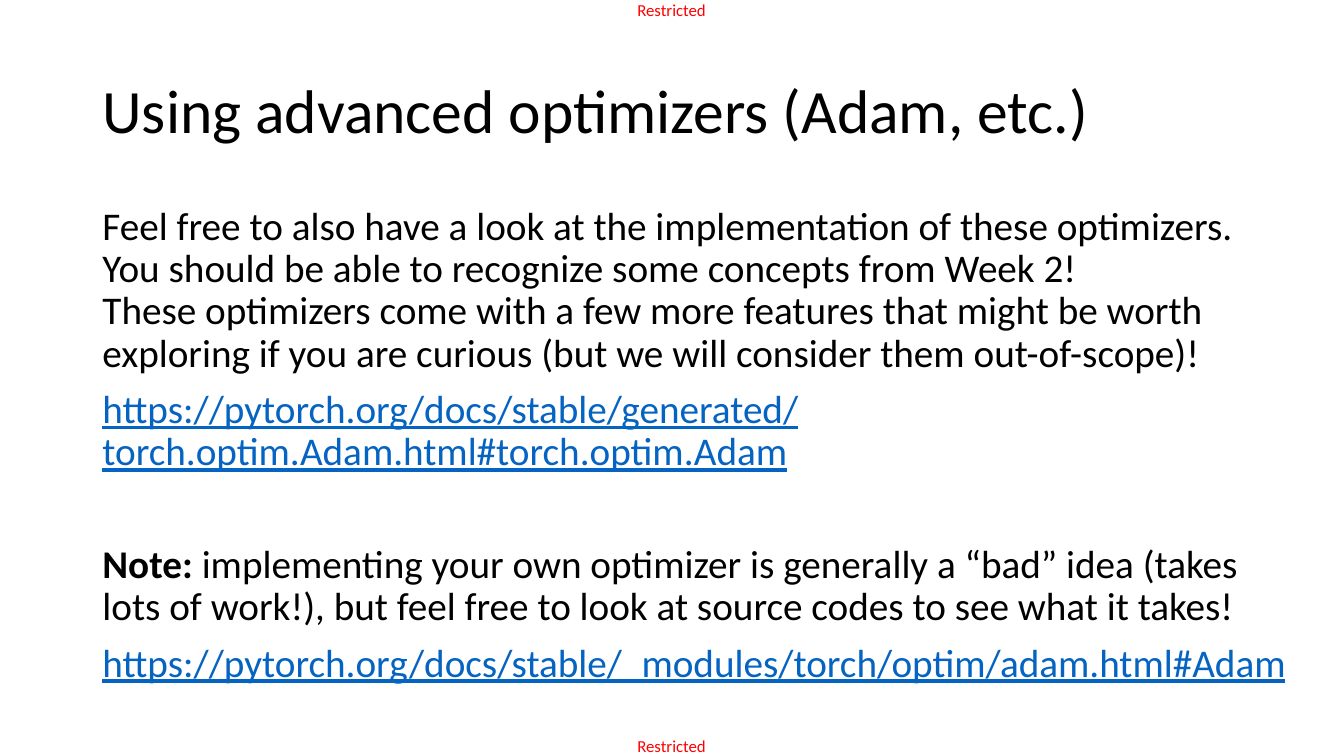
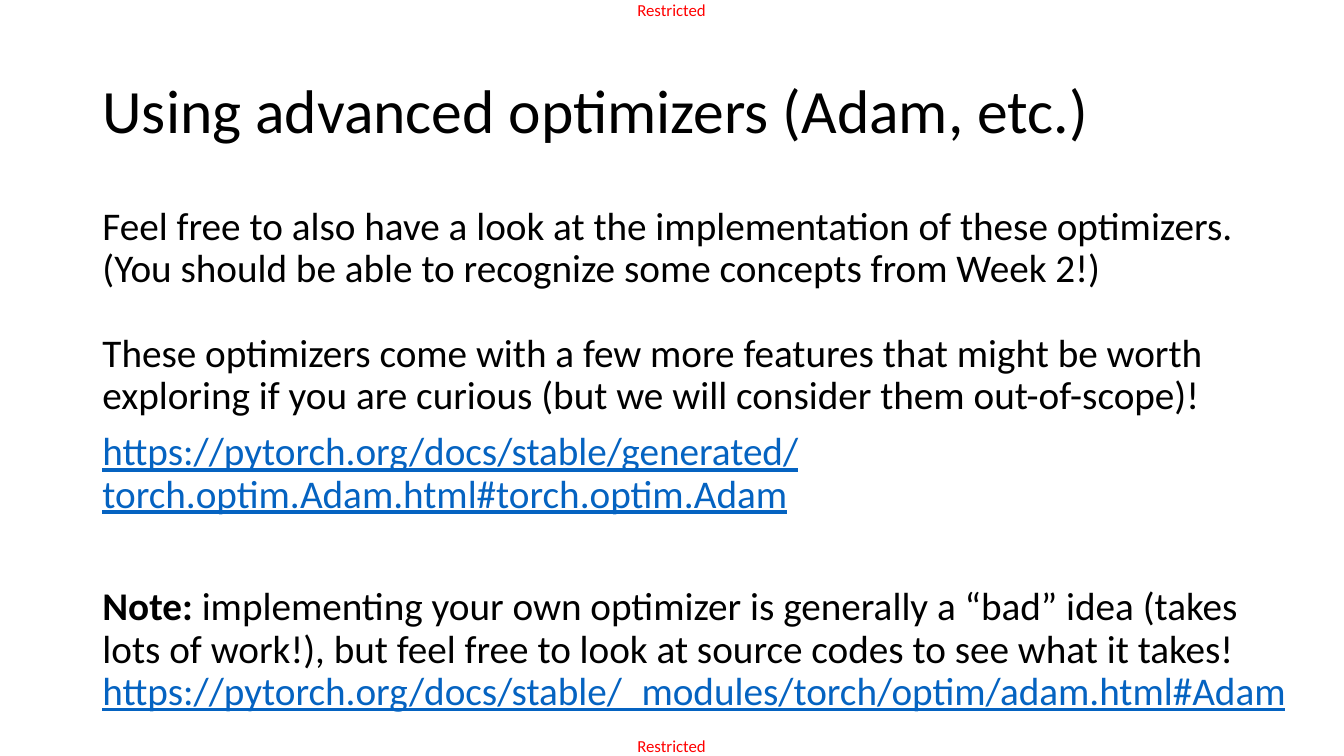
Before and after one commit to matthieudemari/SUTD_DL_50_039, a slide deck: slide 27 of W3/2. W3S2 final/W3S2.pptx. Drawn at 1344x756 pixels with LibreOffice and Linux fonts; fonts in the diff are those of the drawing. Boxes give left, top, right and bottom in pixels: in the first picture for what was removed or moved away, otherwise in the second. Text is boxed around its words. In the diff, an @@ line names an element or a change of style, - is before the commit and + after.

```diff
--- a/W3/2. W3S2 final/W3S2.pptx
+++ b/W3/2. W3S2 final/W3S2.pptx
@@ text at (102,212,1232,416): text changed @@
-Feel free to also have a look at the implementation of these optimizers. You should be able to recognize some concepts from Week 2!
-These optimizers come with a few more features that might be worth exploring if you are curious (but we will consider them out-of-scope)!
+Feel free to also have a look at the implementation of these optimizers. (You should be able to recognize some concepts from Week 2!)
+These optimizers come with a few more features that might be worth exploring if you are curious (but we will consider them out-of-scope)!
@@ text at (102,591,1285,712): text changed @@
-Note: implementing your own optimizer is generally a “bad” idea (takes lots of work!), but feel free to look at source codes to see what it takes!
-https://pytorch.org/docs/stable/_modules/torch/optim/adam.html#Adam
+Note: implementing your own optimizer is generally a “bad” idea (takes lots of work!), but feel free to look at source codes to see what it takes!
+https://pytorch.org/docs/stable/_modules/torch/optim/adam.html#Adam
```
Also in this commit, not shown: 6 other slides changed, 10 other files.
